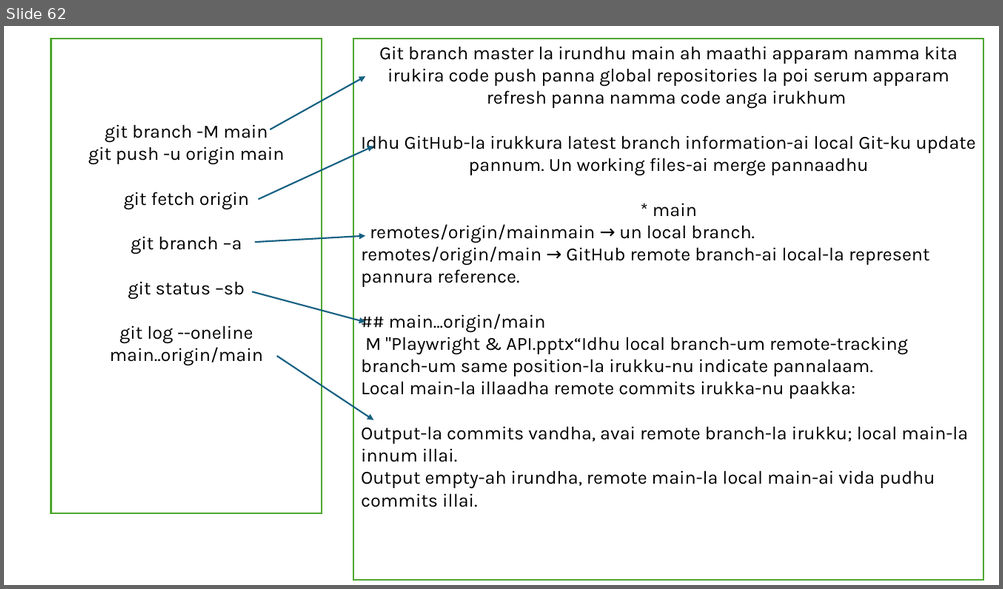
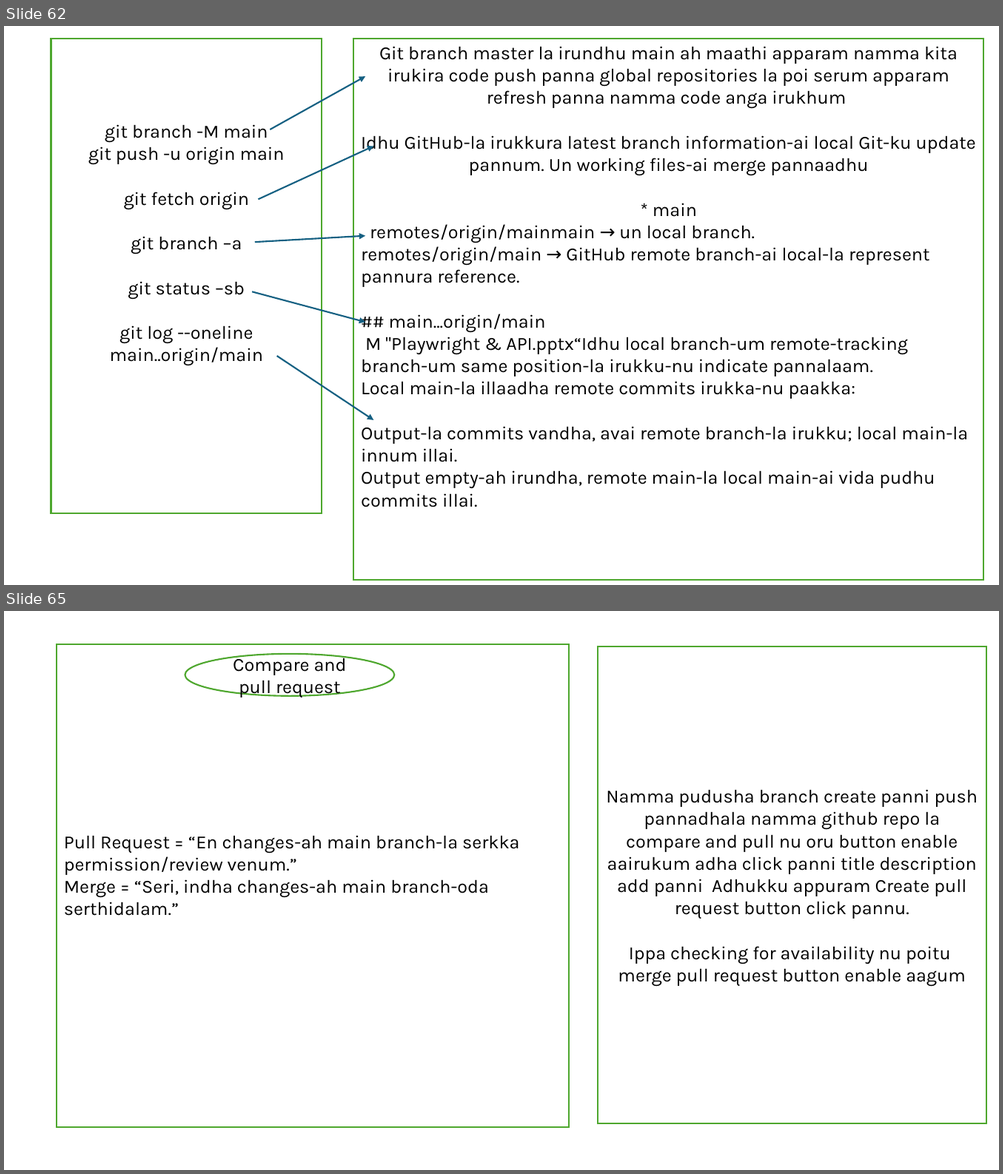
Before and after one commit to Harish18131989/gitfinalcompanyplay, a slide deck: Playwright & API.pptx. Shown one above the other, each under a label of ours: slide 62 before the commit, slides 62 and 65 after it; the slides between them are not shown. The pictures are 1003x589 and 1003x1174 pixels, drawn with LibreOffice and Linux fonts; fonts in the diff are those of the drawing. Boxes give left, top, right and bottom in pixels: in the first picture for what was removed or moved away, otherwise in the second. Text is boxed around its words. In the diff, an @@ line names an element or a change of style, - is before the commit and + after.

```diff
--- a/Playwright & API.pptx
+++ b/Playwright & API.pptx
@@ slide 65 added at <box>4,611,999,1170</box>, background #FFFFFF @@
@@ rectangle added at <box>57,644,569,1128</box>, fill #FFFFFF, outline #4EA72E 1.5 pt, 18 pt, text #000000 @@
+Pull Request = “En changes-ah main branch-la serkka permission/review venum.”
+Merge = “Seri, indha changes-ah main branch-oda serthidalam.”
@@ ellipse added at <box>185,653,395,695</box>, fill #FFFFFF, outline #4EA72E 1.5 pt, 18 pt, text #000000 @@
+Compare and pull request
@@ rectangle added at <box>597,646,986,1125</box>, fill #FFFFFF, outline #4EA72E 1.5 pt, 18 pt, text #000000 @@
+Namma pudusha branch create panni push pannadhala namma github repo la compare and pull nu oru button enable aairukum adha click panni title description add panni Adhukku appuram Create pull request button click pannu.
+Ippa checking for availability nu poitu
+merge pull request button enable aagum
```
Also in this commit, not shown: 1 slide changed.
